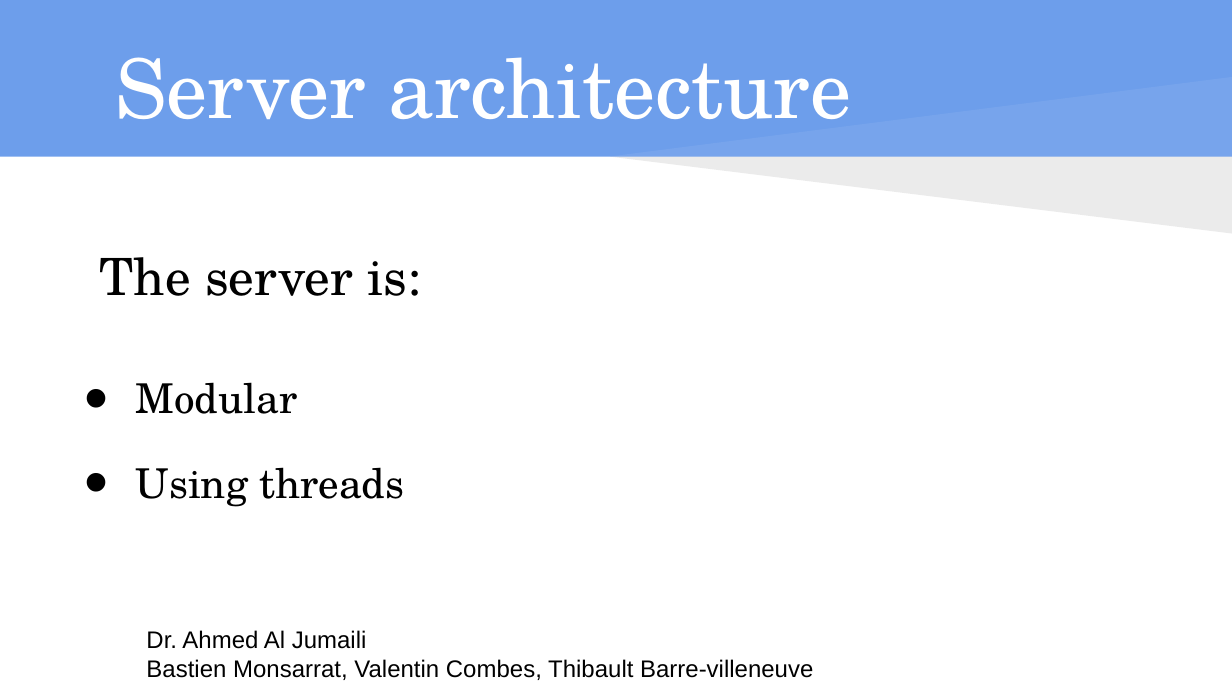
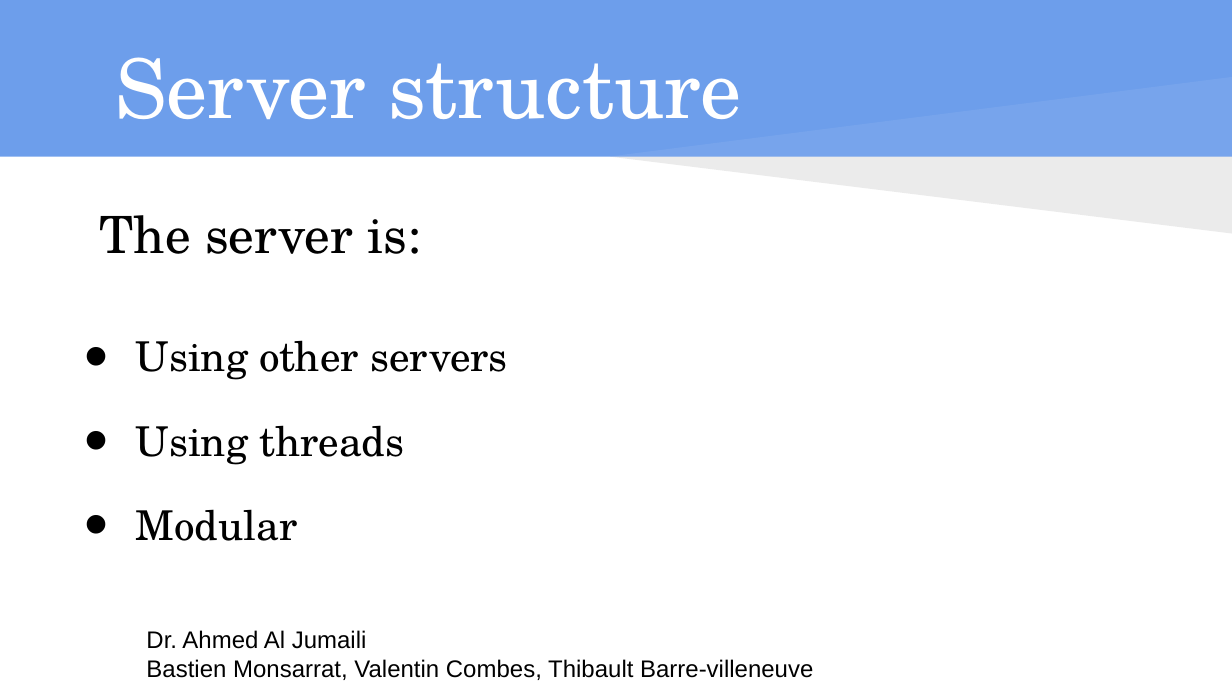
Before and after one commit to isundil/drt, a slide deck: slide 20 of Presentation DS - drt.pptx (slide 16 before the commit). Drawn at 1232x693 pixels with LibreOffice and Linux fonts; fonts in the diff are those of the drawing. Boxes give left, top, right and bottom in pixels: in the first picture for what was removed or moved away, otherwise in the second. Text is boxed around its words. In the diff, an @@ line names an element or a change of style, - is before the commit and + after.

```diff
--- a/Presentation DS - drt.pptx
+++ b/Presentation DS - drt.pptx
@@ title at [115, 57, 742, 119]: text changed @@
-Server architecture
+Server structure
@@ text at [136, 340, 508, 465]: paragraphs added @@
+• Using other servers
+• Using threads
@@ text at [136, 467, 404, 507]: paragraph removed @@
-• Using threads
```
Also in this commit, not shown: 7 other slides changed, 9 slides added, 4 slides removed.
